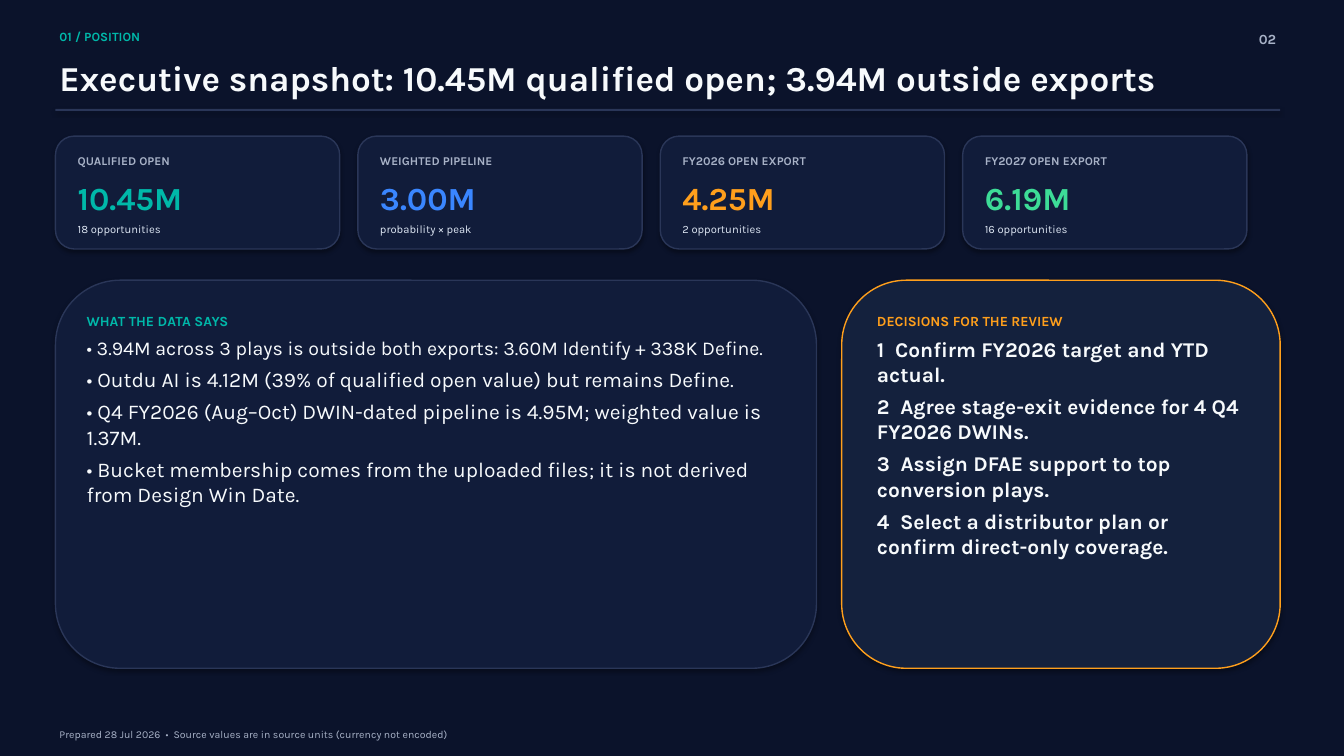
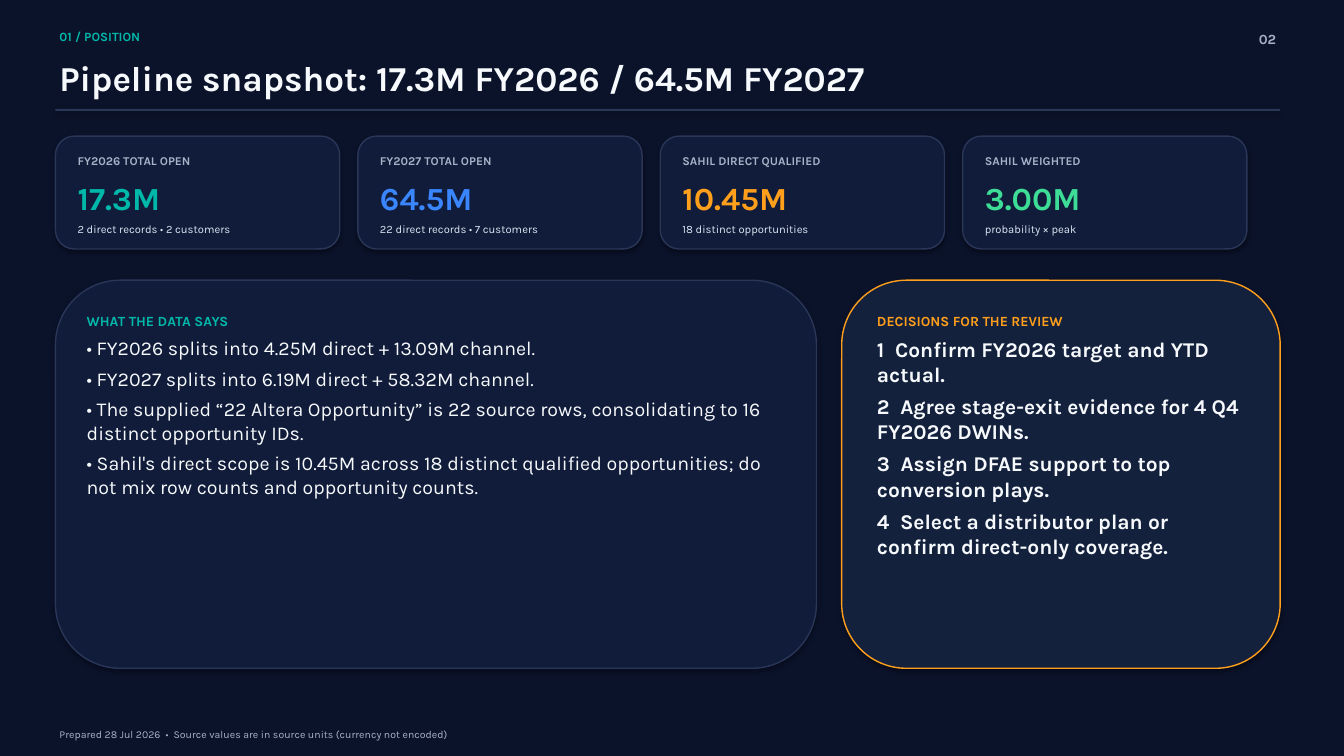
Before and after one commit to sahilpat28/Cursor_Sahil, a slide deck: slide 2 of qbr/output/Sahil_QBR_2026-07-29.pptx. Drawn at 1344x756 pixels with LibreOffice and Linux fonts; fonts in the diff are those of the drawing. Boxes give left, top, right and bottom in pixels: in the first picture for what was removed or moved away, otherwise in the second. Text is boxed around its words. In the diff, an @@ line names an element or a change of style, - is before the commit and + after.

```diff
--- a/qbr/output/Sahil_QBR_2026-07-29.pptx
+++ b/qbr/output/Sahil_QBR_2026-07-29.pptx
@@ text at [59,66,864,100]: text changed @@
-Executive snapshot: 10.45M qualified open; 3.94M outside exports
+Pipeline snapshot: 17.3M FY2026 / 64.5M FY2027
@@ text at [78,157,191,165]: text changed @@
-QUALIFIED OPEN
+FY2026 TOTAL OPEN
@@ text at [380,157,492,165]: text changed @@
-WEIGHTED PIPELINE
+FY2027 TOTAL OPEN
@@ text at [682,157,821,167]: text changed @@
-FY2026 OPEN EXPORT
+SAHIL DIRECT QUALIFIED
@@ text at [985,157,1081,165]: text changed @@
-FY2027 OPEN EXPORT
+SAHIL WEIGHTED
@@ text at [78,188,161,211]: text changed @@
-10.45M
+17.3M
@@ text at [380,188,472,211]: text changed @@
-3.00M
+64.5M
@@ text at [682,188,787,211]: text changed @@
-4.25M
+10.45M
@@ text at [985,188,1081,211]: text changed @@
-6.19M
+3.00M
@@ text at [78,225,230,233]: text changed @@
-18 opportunities
+2 direct records • 2 customers
@@ text at [380,225,538,233]: text changed @@
-probability × peak
+22 direct records • 7 customers
@@ text at [682,225,809,236]: text changed @@
-2 opportunities
+18 distinct opportunities
@@ text at [985,225,1077,236]: text changed @@
-16 opportunities
+probability × peak
@@ text at [87,341,761,499]: text changed; size 15 to 14 pt @@
-• 3.94M across 3 plays is outside both exports: 3.60M Identify + 338K Define.
-• Outdu AI is 4.12M (39% of qualified open value) but remains Define.
-• Q4 FY2026 (Aug–Oct) DWIN-dated pipeline is 4.95M; weighted value is 1.37M.
-• Bucket membership comes from the uploaded files; it is not derived from Design Win Date.
+• FY2026 splits into 4.25M direct + 13.09M channel.
+• FY2027 splits into 6.19M direct + 58.32M channel.
+• The supplied “22 Altera Opportunity” is 22 source rows, consolidating to 16 distinct opportunity IDs.
+• Sahil's direct scope is 10.45M across 18 distinct qualified opportunities; do not mix row counts and opportunity counts.
```
Also in this commit, not shown: 2 other slides changed, 3 other files.
